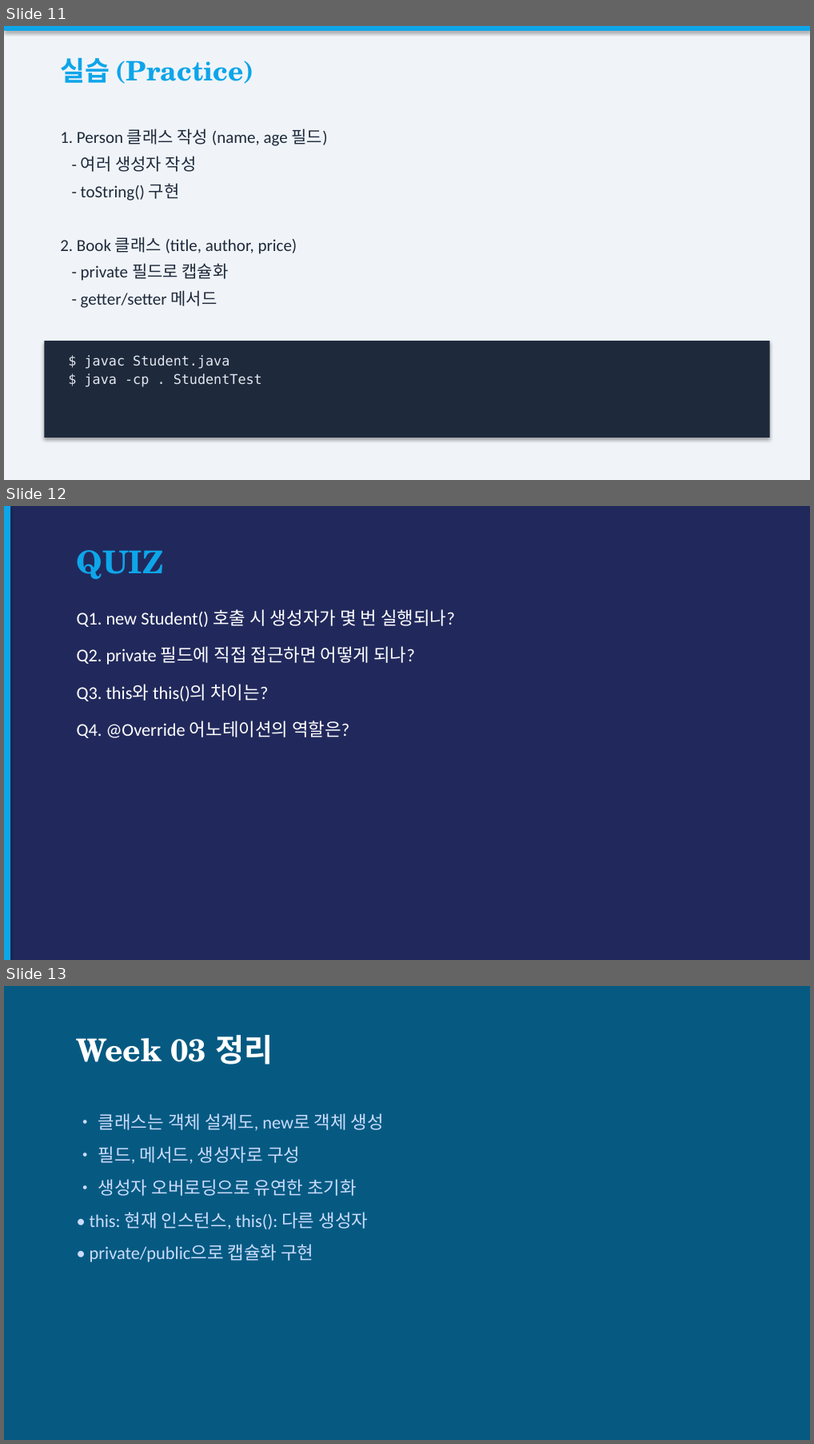
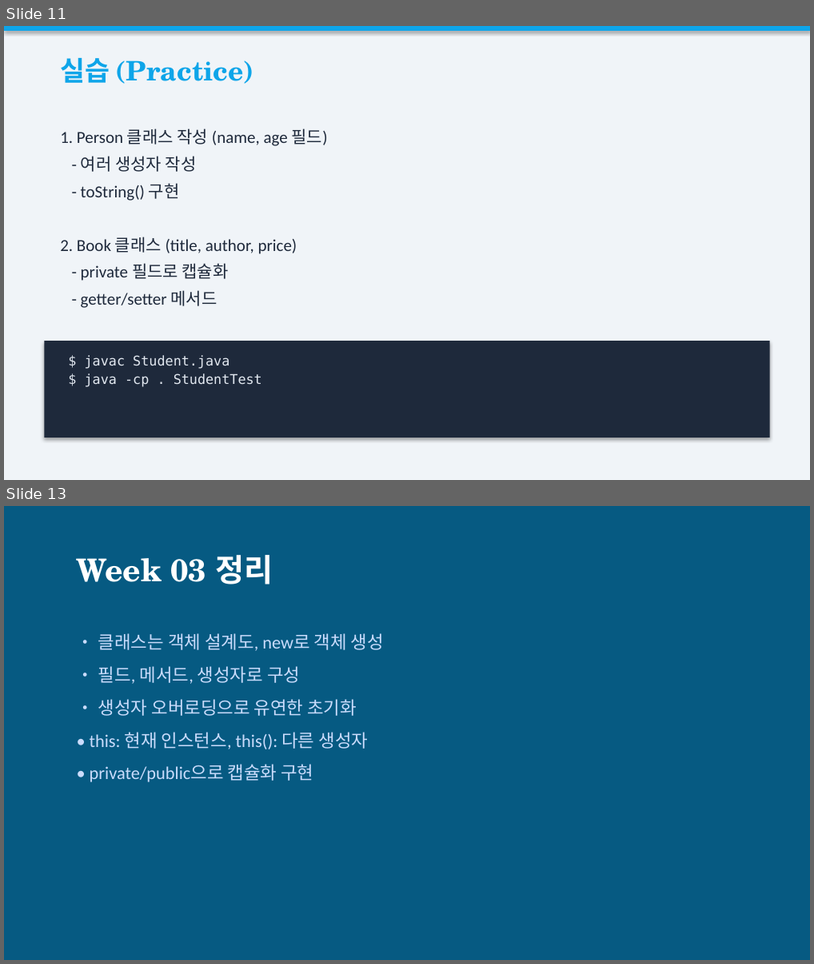
Before and after one commit to gbox3d/java_study, a slide deck: Week03_OOP_Part1.pptx. Shown one above the other, each under a label of ours: slides 11, 12 and 13 before the commit, slides 11 and 13 after it; the slides between them are not shown. The pictures are 814x1444 and 814x964 pixels, drawn with LibreOffice and Linux fonts; fonts in the diff are those of the drawing. Boxes give left, top, right and bottom in pixels: in the first picture for what was removed or moved away, otherwise in the second. Text is boxed around its words. In the diff, an @@ line names an element or a change of style, - is before the commit and + after.

```diff
--- a/Week03_OOP_Part1.pptx
+++ b/Week03_OOP_Part1.pptx
@@ slide 12 removed at box(4, 506, 810, 960), background #FFFFFF @@
@@ rectangle removed at box(4, 506, 810, 959) @@
@@ rectangle removed at box(4, 506, 10, 959) @@
@@ text removed at box(77, 550, 164, 580) @@
-QUIZ
@@ text removed at box(77, 609, 455, 738) @@
-Q1. new Student() 호출 시 생성자가 몇 번 실행되나?
-Q2. private 필드에 직접 접근하면 어떻게 되나?
-Q3. this와 this()의 차이는?
-Q4. @Override 어노테이션의 역할은?
```
Also in this commit, not shown: 1 slide added, 10 other files.
